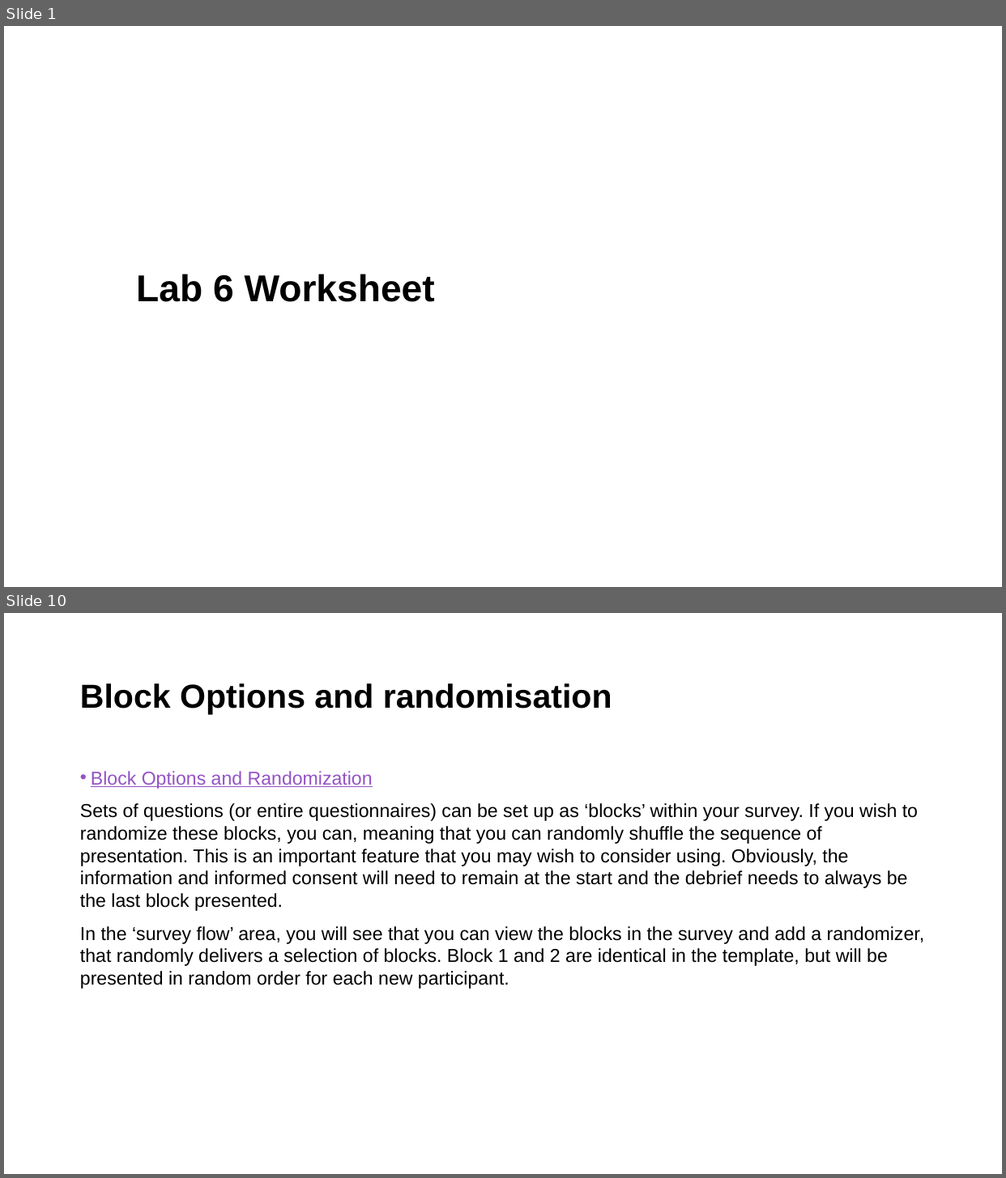
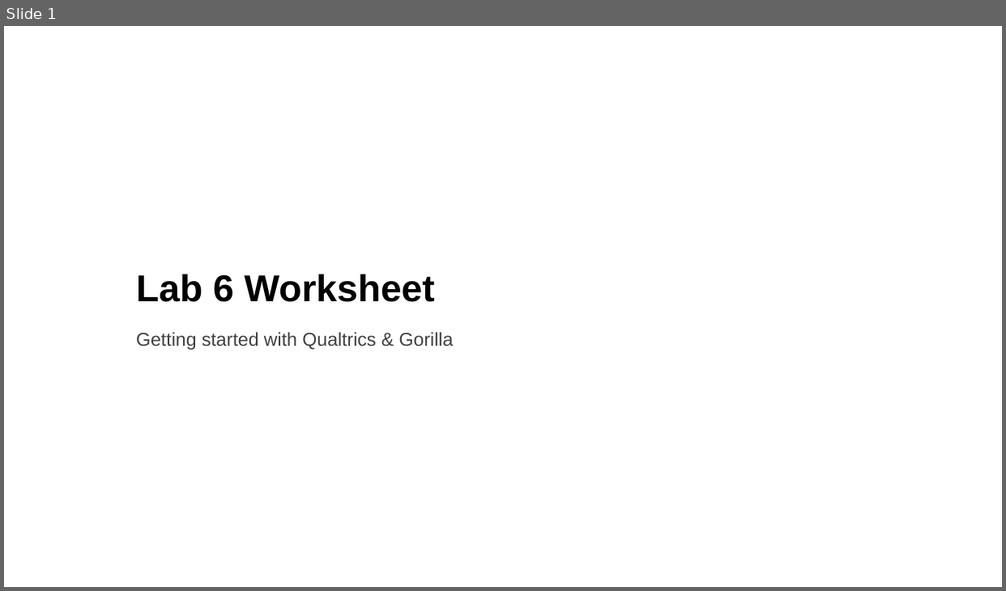
Before and after one commit to LittleMonkeyLab/PS52007D_2023-4, a slide deck: _site/content/Week06/worksheet.pptx. Shown one above the other, each under a label of ours: slides 1 and 10 before the commit, slide 1 after it; the slides between them are not shown. The pictures are 1006x1178 and 1006x591 pixels, drawn with LibreOffice and Linux fonts; fonts in the diff are those of the drawing; background and template pictures are left out. Boxes give left, top, right and bottom in pixels: in the first picture for what was removed or moved away, otherwise in the second. Text is boxed around its words. In the diff, an @@ line names an element or a change of style, - is before the commit and + after.

```diff
--- a/_site/content/Week06/worksheet.pptx
+++ b/_site/content/Week06/worksheet.pptx
@@ slide 10 removed at bbox=[4, 613, 1002, 1174], background #FFFFFF @@
@@ title removed at bbox=[80, 683, 612, 714] @@
-Block Options and randomisation
@@ text removed at bbox=[80, 771, 925, 989] @@
-• Block Options and Randomization
-Sets of questions (or entire questionnaires) can be set up as ‘blocks’ within your survey. If you wish to randomize these blocks, you can, meaning that you can randomly shuffle the sequence of presentation. This is an important feature that you may wish to consider using. Obviously, the information and informed consent will need to remain at the start and the debrief needs to always be the last block presented.
-In the ‘survey flow’ area, you will see that you can view the blocks in the survey and add a randomizer, that randomly delivers a selection of blocks. Block 1 and 2 are identical in the template, but will be presented in random order for each new participant.
@@ slide 1 changed as well @@
@@ subtitle added at bbox=[136, 332, 454, 350], 18 pt, text #404040 @@
+Getting started with Qualtrics & Gorilla
```
Also in this commit, not shown: 6 other slides changed, 6 slides added, 7 other slides removed, 34 other files.
